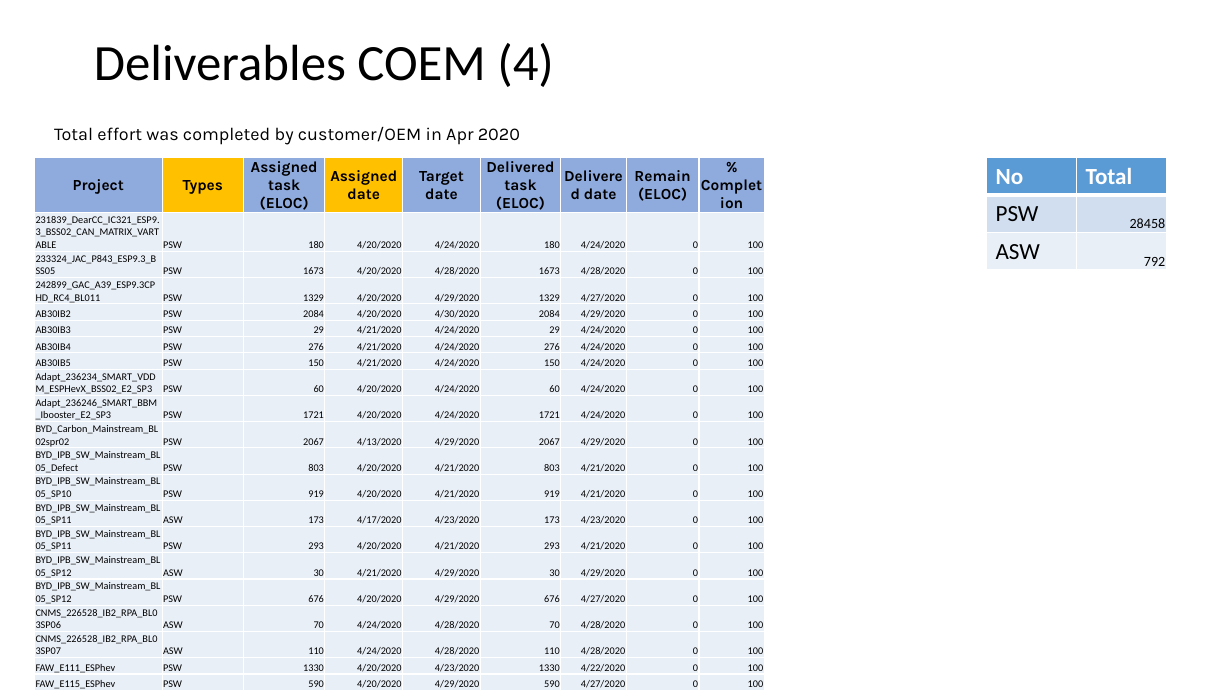
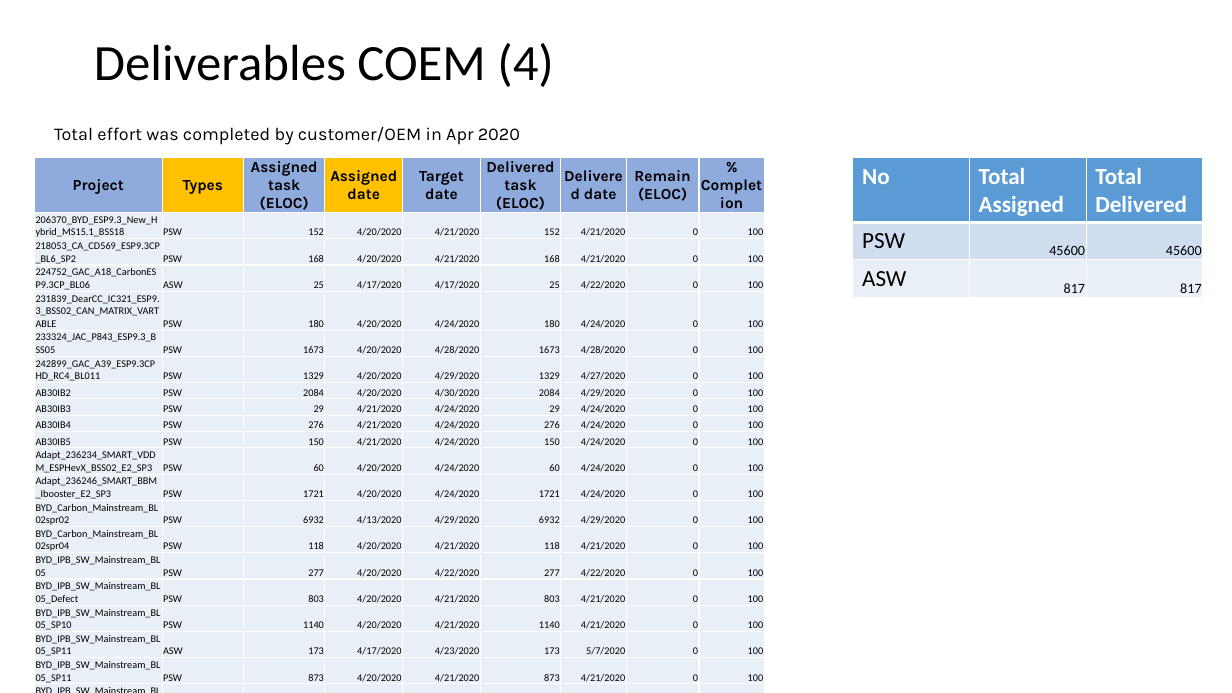
Before and after one commit to trunghieu880/My_Document, a slide deck: slide 6 of 999_NW/Test_Folder/Sample/BanVien_MonthlyReport_May_2020.pptx (slide 7 before the commit). Drawn at 1232x693 pixels with LibreOffice and Linux fonts; fonts in the diff are those of the drawing. Boxes give left, top, right and bottom in pixels: in the first picture for what was removed or moved away, otherwise in the second. Text is boxed around its words. In the diff, an @@ line names an element or a change of style, - is before the commit and + after.

```diff
--- a/999_NW/Test_Folder/Sample/BanVien_MonthlyReport_May_2020.pptx
+++ b/999_NW/Test_Folder/Sample/BanVien_MonthlyReport_May_2020.pptx
@@ table at <box>34,157,764,693</box> @@
+row 2: 206370_BYD_ESP9.3_New_Hybrid_MS15.1_BSS18 | PSW | 152 | 4/20/2020 | 4/21/2020 | 152 | 4/21/2020 | 0 | 100
+row 3: 218053_CA_CD569_ESP9.3CP_BL6_SP2 | PSW | 168 | 4/20/2020 | 4/21/2020 | 168 | 4/21/2020 | 0 | 100
+row 4: 224752_GAC_A18_CarbonESP9.3CP_BL06 | ASW | 25 | 4/17/2020 | 4/17/2020 | 25 | 4/22/2020 | 0 | 100
-row 11: BYD_Carbon_Mainstream_BL02spr02 | PSW | 2067 | 4/13/2020 | 4/29/2020 | 2067 | 4/29/2020 | 0 | 100
+row 14: BYD_Carbon_Mainstream_BL02spr02 | PSW | 6932 | 4/13/2020 | 4/29/2020 | 6932 | 4/29/2020 | 0 | 100
+row 15: BYD_Carbon_Mainstream_BL02spr04 | PSW | 118 | 4/20/2020 | 4/21/2020 | 118 | 4/21/2020 | 0 | 100
+row 16: BYD_IPB_SW_Mainstream_BL05 | PSW | 277 | 4/20/2020 | 4/22/2020 | 277 | 4/22/2020 | 0 | 100
-row 18, column 3: 919
+row 18, column 3: 1140
-row 18, column 6: 919
+row 18, column 6: 1140
-row 19, column 7: 4/23/2020
+row 19, column 7: 5/7/2020
-row 20, column 3: 293
+row 20, column 3: 873
-row 20, column 6: 293
+row 20, column 6: 873
-row 17: BYD_IPB_SW_Mainstream_BL05_SP12 | PSW | 676 | 4/20/2020 | 4/29/2020 | 676 | 4/27/2020 | 0 | 100
-row 18: CNMS_226528_IB2_RPA_BL03SP06 | ASW | 70 | 4/24/2020 | 4/28/2020 | 70 | 4/28/2020 | 0 | 100
-row 19: CNMS_226528_IB2_RPA_BL03SP07 | ASW | 110 | 4/24/2020 | 4/28/2020 | 110 | 4/28/2020 | 0 | 100
-row 20: FAW_E111_ESPhev | PSW | 1330 | 4/20/2020 | 4/23/2020 | 1330 | 4/22/2020 | 0 | 100
-row 21: FAW_E115_ESPhev | PSW | 590 | 4/20/2020 | 4/29/2020 | 590 | 4/27/2020 | 0 | 100
@@ table at <box>853,157,1202,297</box> @@
-column 2: Total | 28458 | 792
+column 2: Total Assigned | 45600 | 817
+column 3: Total Delivered | 45600 | 817
@@ table: place and size @@
-table at <box>987,157,1166,270</box>
+table at <box>853,157,1202,297</box>
```
Also in this commit, not shown: 8 other slides changed, 1 slide removed, 1 other file.
